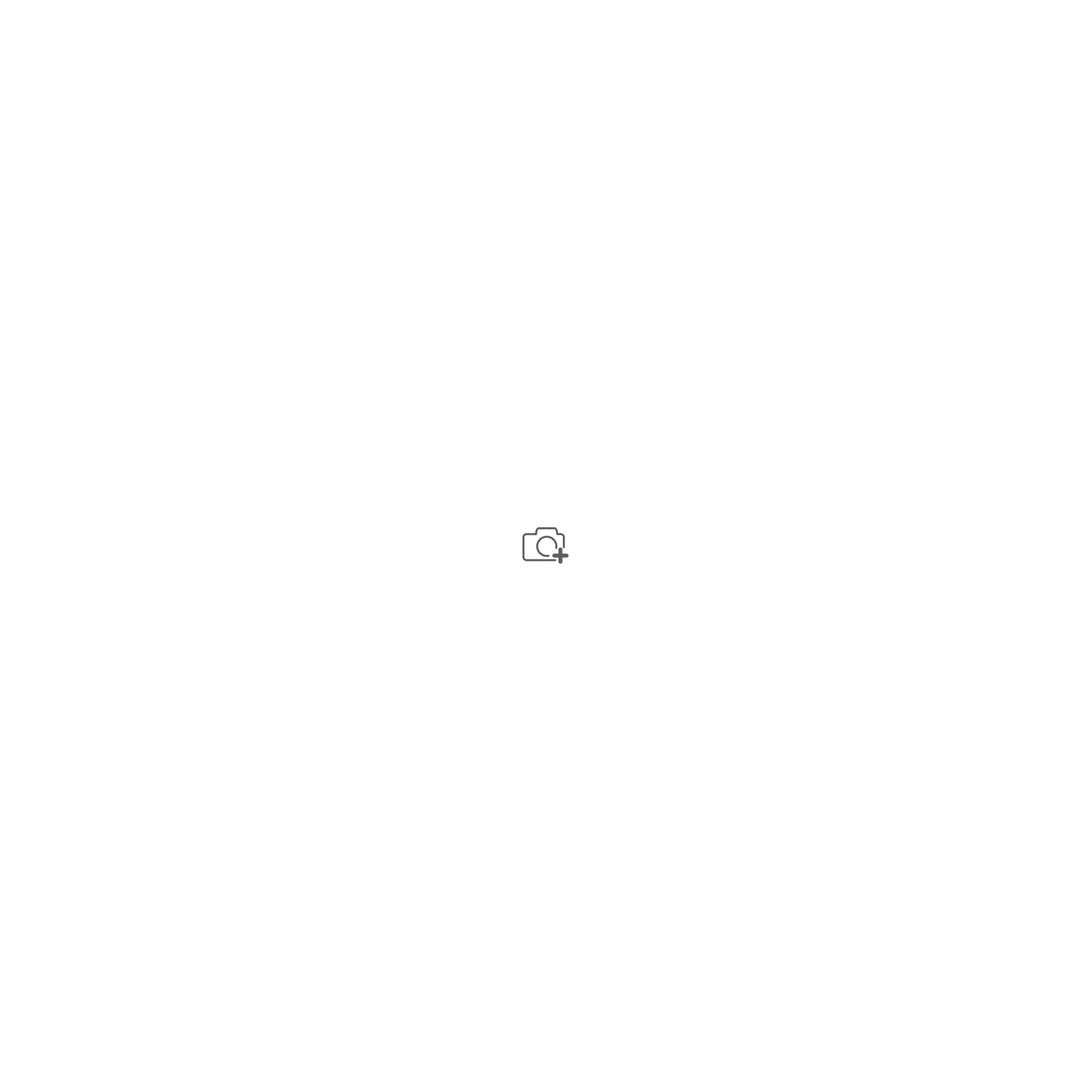
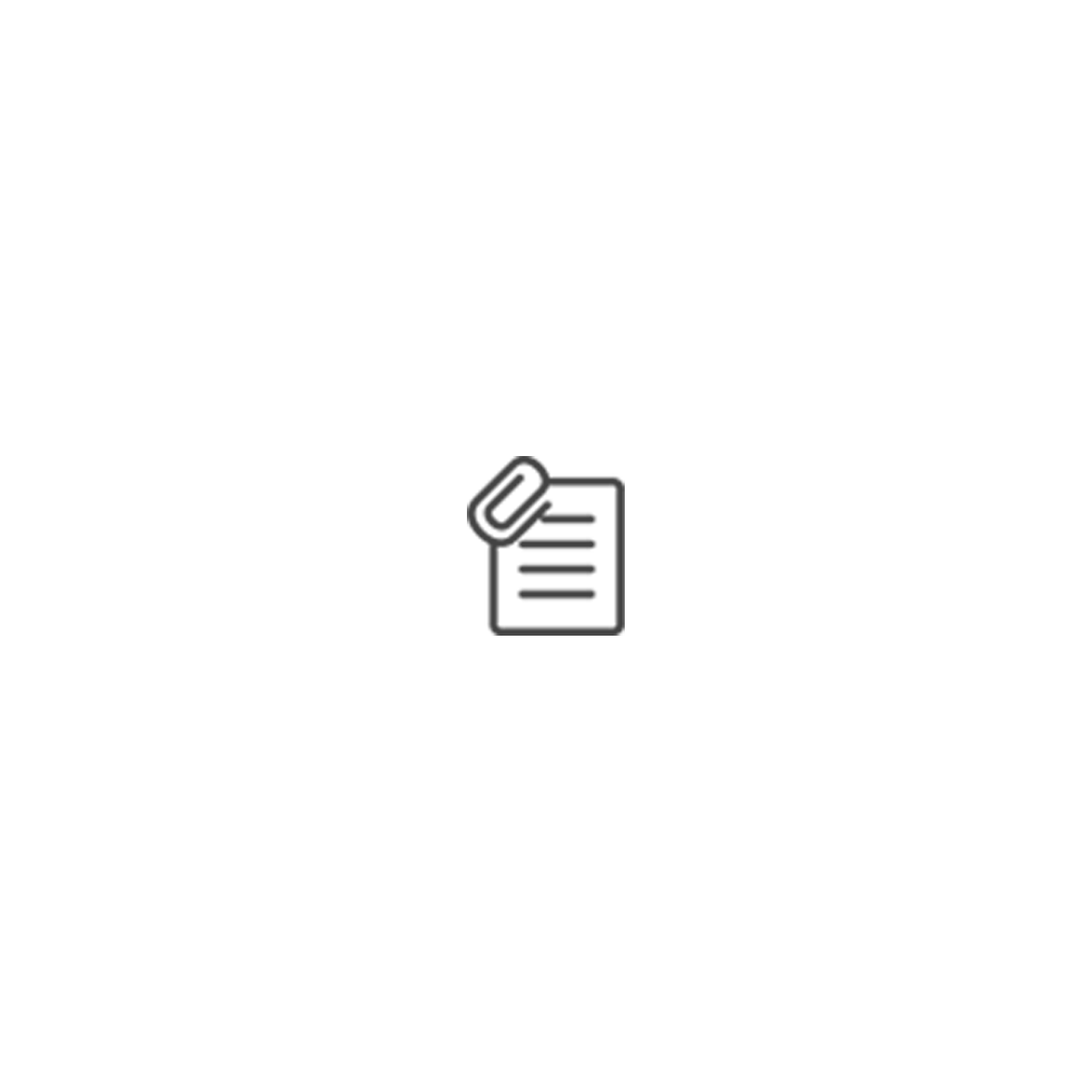
Revision of a layered 1091 x 1091 image; what changed, layer by layer:
added layer "Layer 2" (74%) above "Layer 1" over left=467, top=456, right=626, bottom=636
hid "Layer 1" over left=522, top=526, right=570, bottom=565
